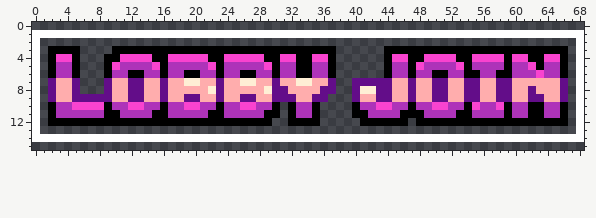
A sprite sheet gets an edit: UI/word_art/LOBBY_JOIN_FOCUS.png. The first picture shows the starting point.
The file is 69x16 pixels.
After:
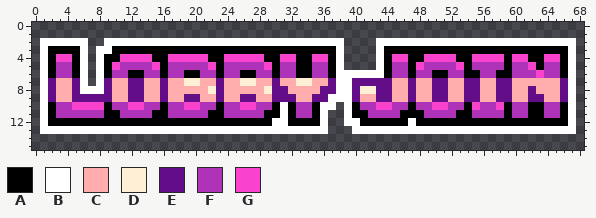
Palette (. is transparent): A #000000  B #ffffff  C #ffadad  D #ffefd5  E #630d89  F #ae33b9  G #f943cf
The edit:
The author put colour B in row 2 at x 1 to 6, 9 to 38 and 43 to 67; in row 3 at x 1, 6, 8 to 9, 38, 43 and 67; in rows 4 to 5 at x 1, 6, 8, 38, 43 and 67; in row 6 at x 1, 6, 8, 38 to 43 and 67; in row 7 at x 1, 6, 8, 38 to 39 and 67; in row 8 at x 1, 6 to 8, 38 to 39 and 67.
The author put colour B in row 9 at x 1, 37 to 39 and 67; in row 10 at x 1, 31, 36 to 37, 39 and 67; in row 11 at x 1, 31, 36, 39 and 67; in row 12 at x 1, 30 to 31, 36, 39 to 40, 47 and 67; in row 13 at x 1 to 36 and 40 to 67.
The edit erases colour B in row 1 at x 0 to 68; in rows 2 to 13 at x 0 and 68; in row 14 at x 0 to 68.
